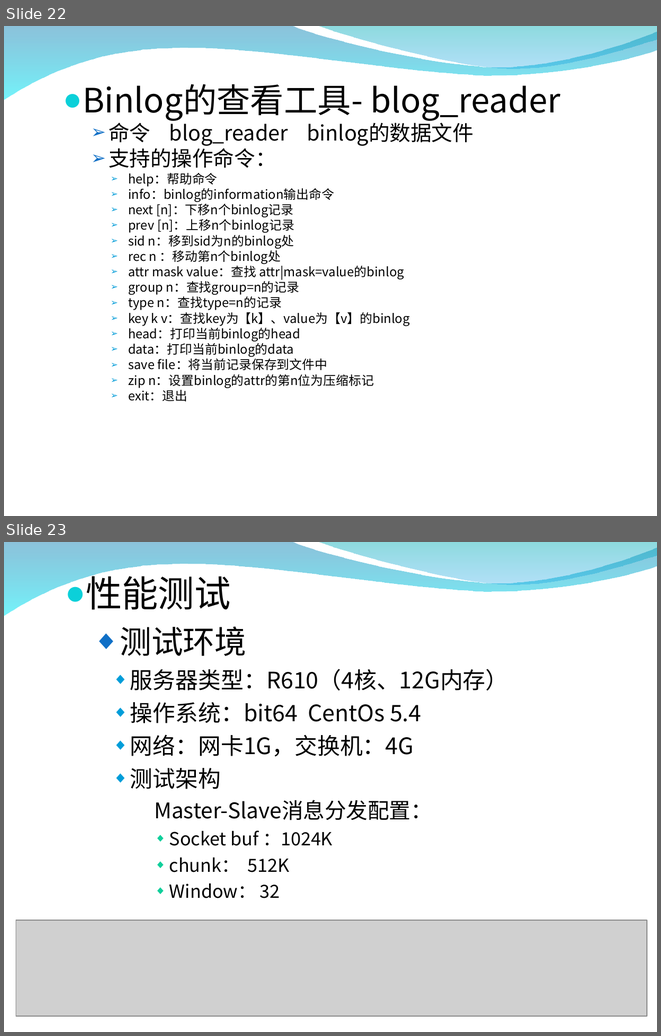
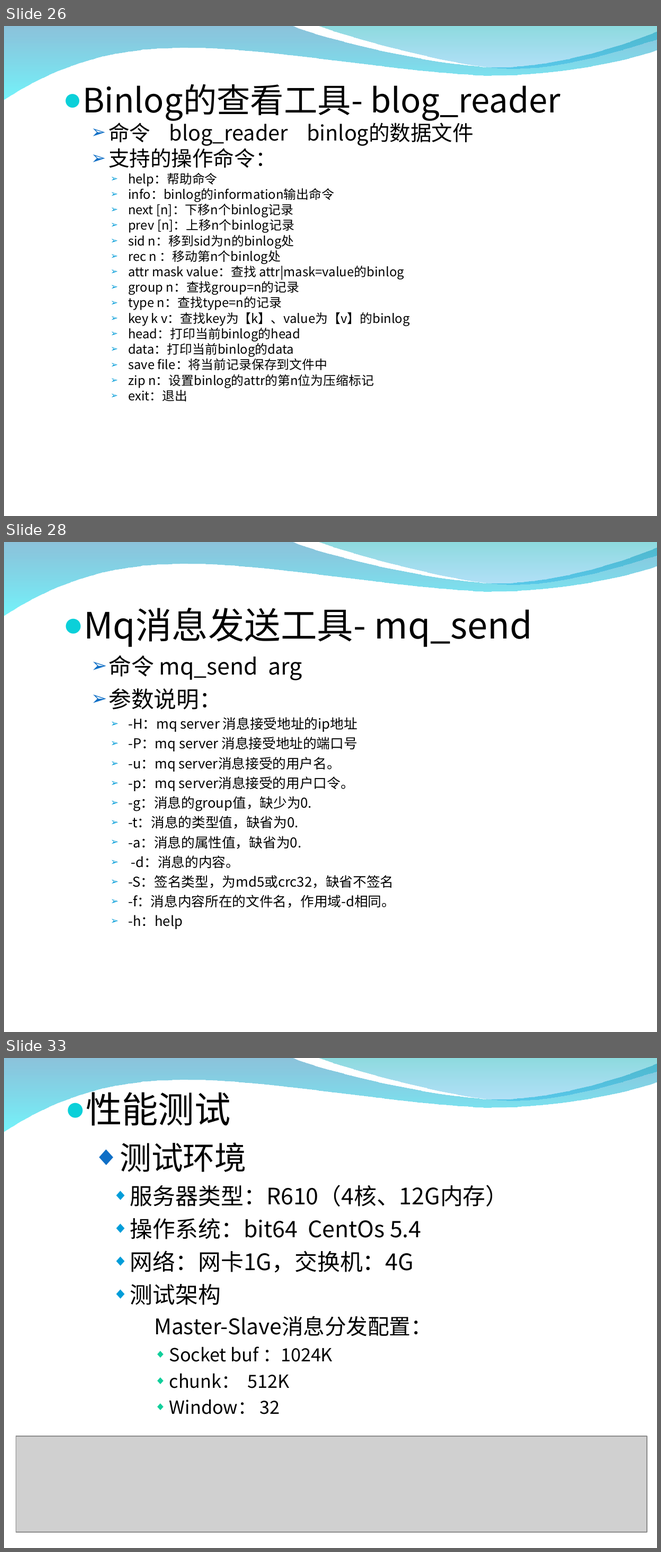
Before and after one commit to zxf1864/cwinux-mq, a slide deck: mq/doc/mq_introduce.ppt. Shown one above the other, each under a label of ours: slides 22 and 23 before the commit, slides 26, 28 and 33 after it; the slides between them are not shown. The pictures are 661x1036 and 661x1552 pixels, drawn with LibreOffice and Linux fonts; fonts in the diff are those of the drawing; grey boxes stand for pictures; background and template pictures are left out. Boxes give left, top, right and bottom in pixels: in the first picture for what was removed or moved away, otherwise in the second. Text is boxed around its words. In the diff, an @@ line names an element or a change of style, - is before the commit and + after.

```diff
--- a/mq/doc/mq_introduce.ppt
+++ b/mq/doc/mq_introduce.ppt
@@ slide 28 added at (4,542,657,1032), background picture (left out); not listed: 2 template elements that a slide beside it also shows @@
@@ text added at (84,608,532,929), 12 pt, text #000000 @@
+● Mq消息发送工具- mq_send
+  ➢ 命令 mq_send arg
+  ➢ 参数说明：
+    ➢ -H：mq server 消息接受地址的ip地址
+    ➢ -P：mq server 消息接受地址的端口号
+    ➢ -u：mq server消息接受的用户名。
+    ➢ -p：mq server消息接受的用户口令。
+    ➢ -g：消息的group值，缺少为0.
+    ➢ -t：消息的类型值，缺省为0.
+    ➢ -a：消息的属性值，缺省为0.
+    ➢ -d：消息的内容。
+    ➢ -S：签名类型，为md5或crc32，缺省不签名
+    ➢ -f：消息内容所在的文件名，作用域-d相同。
+    ➢ -h：help
@@ what was slide 22 is now slide 26 @@
@@ what was slide 23 is now slide 33 @@
```
Also in this commit, not shown: 13 slides changed, 9 other slides added, 1 other file.
